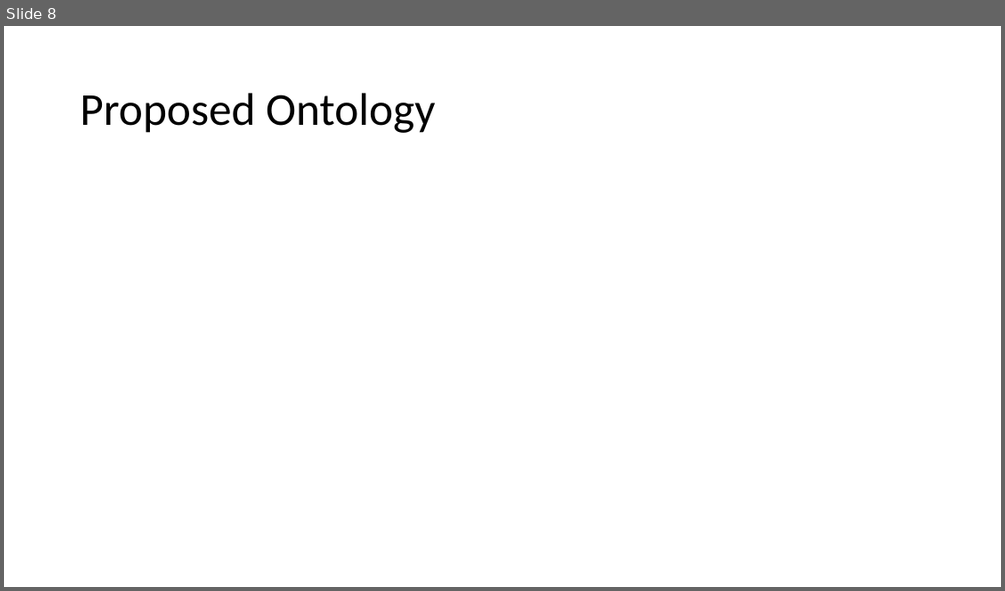
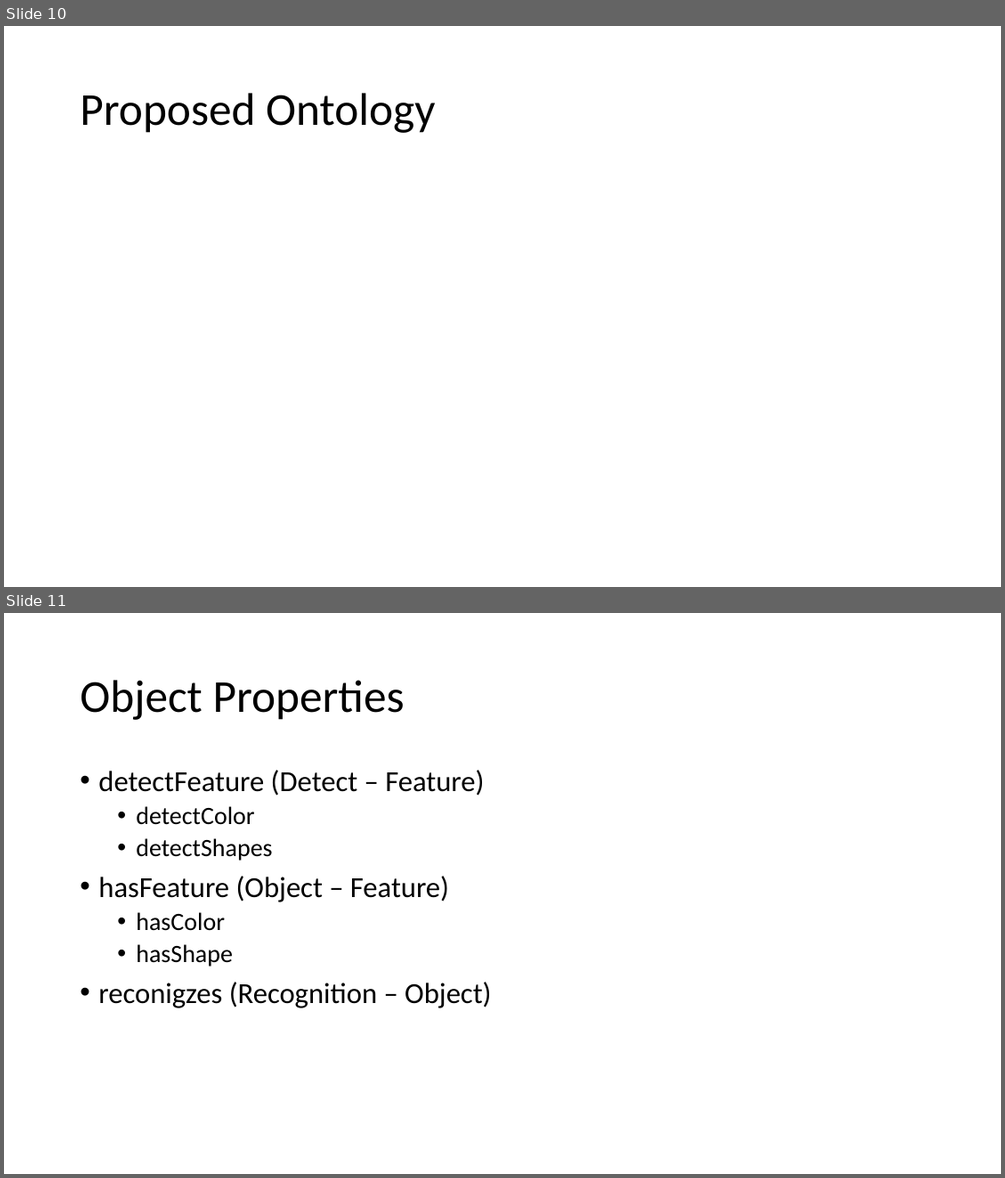
Before and after one commit to rodsnjr/vision_ontology, a slide deck: presentation.pptx. Shown one above the other, each under a label of ours: slide 8 before the commit, slides 10 and 11 after it. The pictures are 1005x591 and 1005x1178 pixels, drawn with LibreOffice and Linux fonts; fonts in the diff are those of the drawing. Boxes give left, top, right and bottom in pixels: in the first picture for what was removed or moved away, otherwise in the second. Text is boxed around its words. In the diff, an @@ line names an element or a change of style, - is before the commit and + after.

```diff
--- a/presentation.pptx
+++ b/presentation.pptx
@@ slide 11 added at bbox=[4, 613, 1001, 1174], background #FFFFFF @@
@@ title added at bbox=[80, 680, 404, 720], 44 pt, text #000000 @@
+Object Properties
@@ text added at bbox=[98, 770, 491, 1008], 28 pt, text #000000 @@
+• detectFeature (Detect – Feature)
+  • detectColor
+  • detectShapes
+• hasFeature (Object – Feature)
+  • hasColor
+  • hasShape
+• reconigzes (Recognition – Object)
@@ what was slide 8 is now slide 10 @@
```
Also in this commit, not shown: 3 slides changed, 5 other slides added, 2 slides removed, 2 other files.
